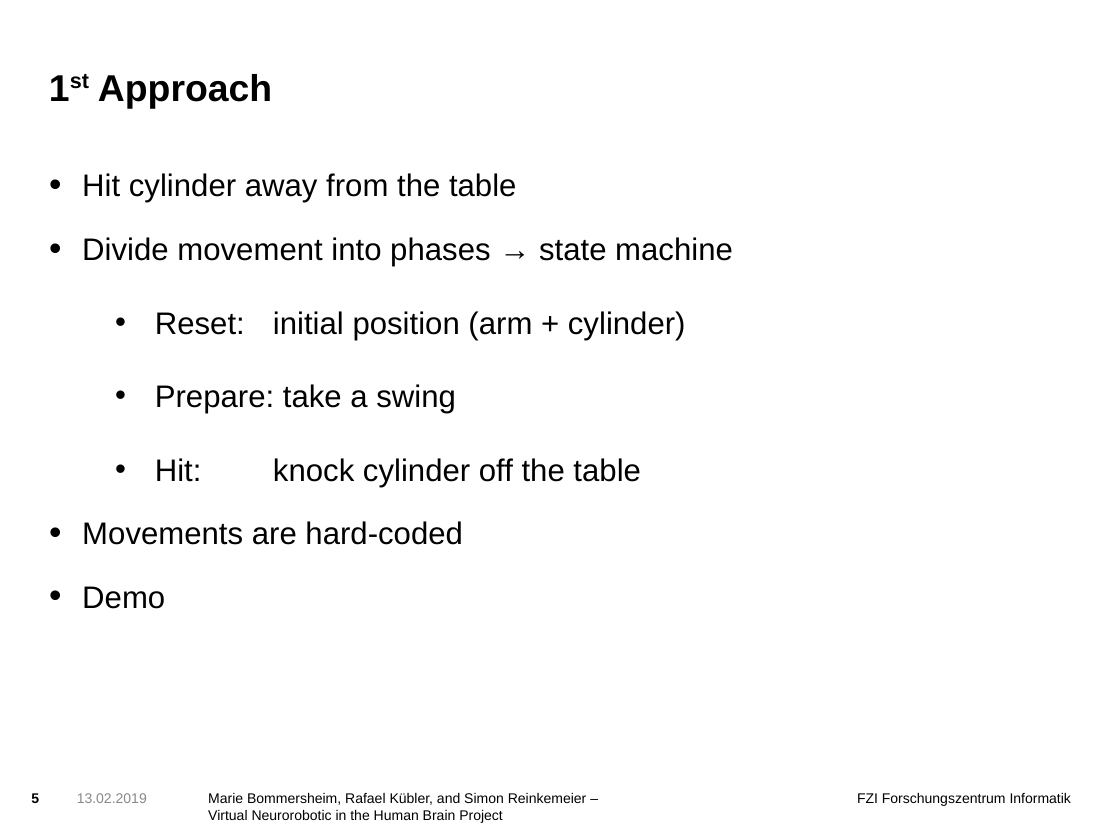
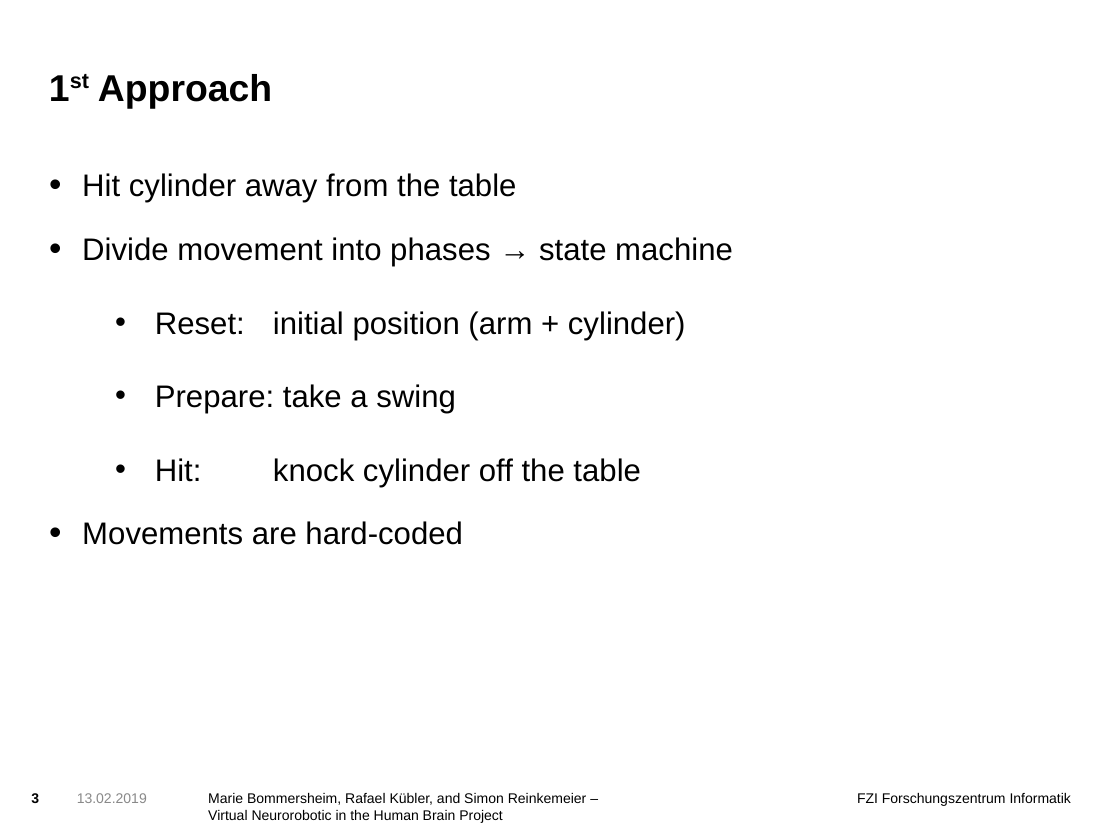
Before and after one commit to simonre/hbpprak_2018_throwing, a slide deck: slide 3 of Präsentation.odp (slide 5 before the commit). Drawn at 1120x840 pixels with LibreOffice and Linux fonts; fonts in the diff are those of the drawing; background and template pictures are left out. Boxes give left, top, right and bottom in pixels: in the first picture for what was removed or moved away, otherwise in the second. Text is boxed around its words. In the diff, an @@ line names an element or a change of style, - is before the commit and + after.

```diff
--- a/Präsentation.odp
+++ b/Präsentation.odp
@@ text at <box>82,586,165,609</box>: paragraph removed @@
-• Demo
@@ page number at <box>31,793,39,803</box>: text changed @@
-5
+3
```
Also in this commit, not shown: 6 other slides changed, 5 slides added, 1 slide removed, 12 other files.
